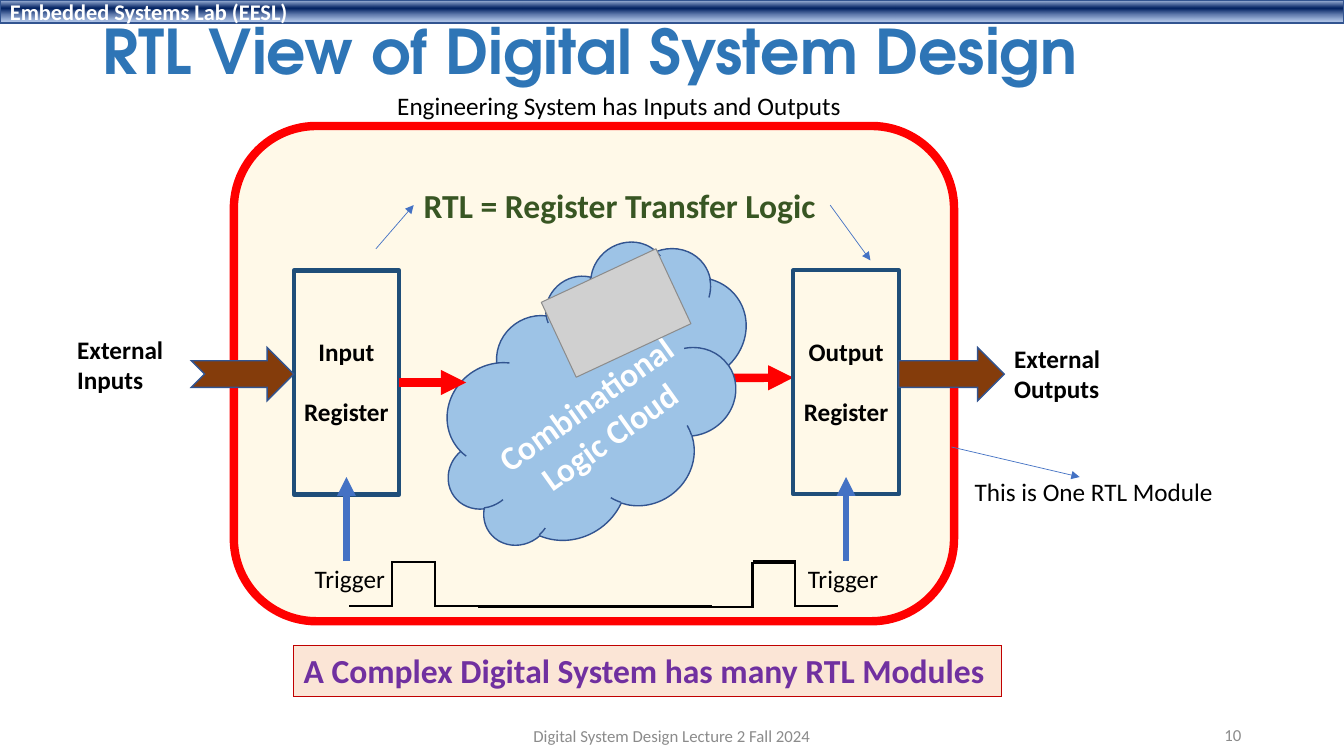
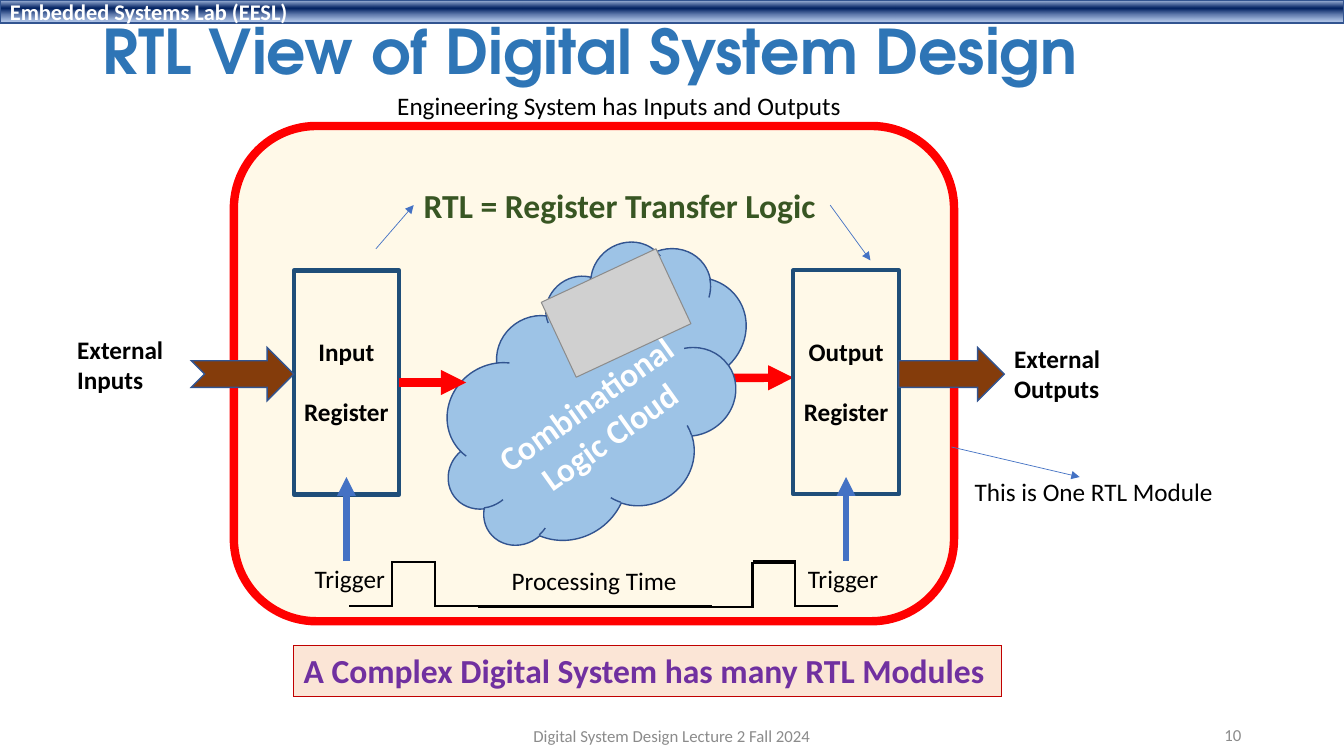
Before and after one commit to shahidmasud/ShahidMasud.github.io, a slide deck: slide 10 of DSD_Lec2_Fall2024.ppsx. Drawn at 1344x756 pixels with LibreOffice and Linux fonts; fonts in the diff are those of the drawing; grey boxes stand for pictures; background and template pictures are left out. Boxes give left, top, right and bottom in pixels: in the first picture for what was removed or moved away, otherwise in the second. Text is boxed around its words. In the diff, an @@ line names an element or a change of style, - is before the commit and + after.

```diff
--- a/DSD_Lec2_Fall2024.ppsx
+++ b/DSD_Lec2_Fall2024.ppsx
@@ text added at <box>512,572,677,595</box>, 18 pt, text #000000 @@
+Processing Time
```
Also in this commit, not shown: 5 other slides changed, 1 other file.
